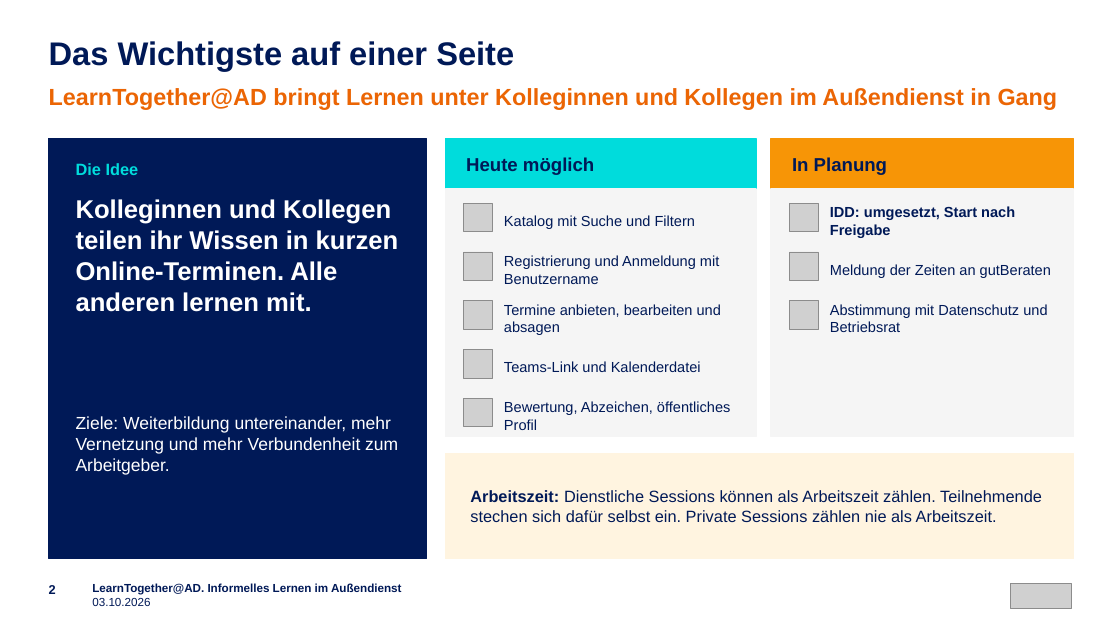
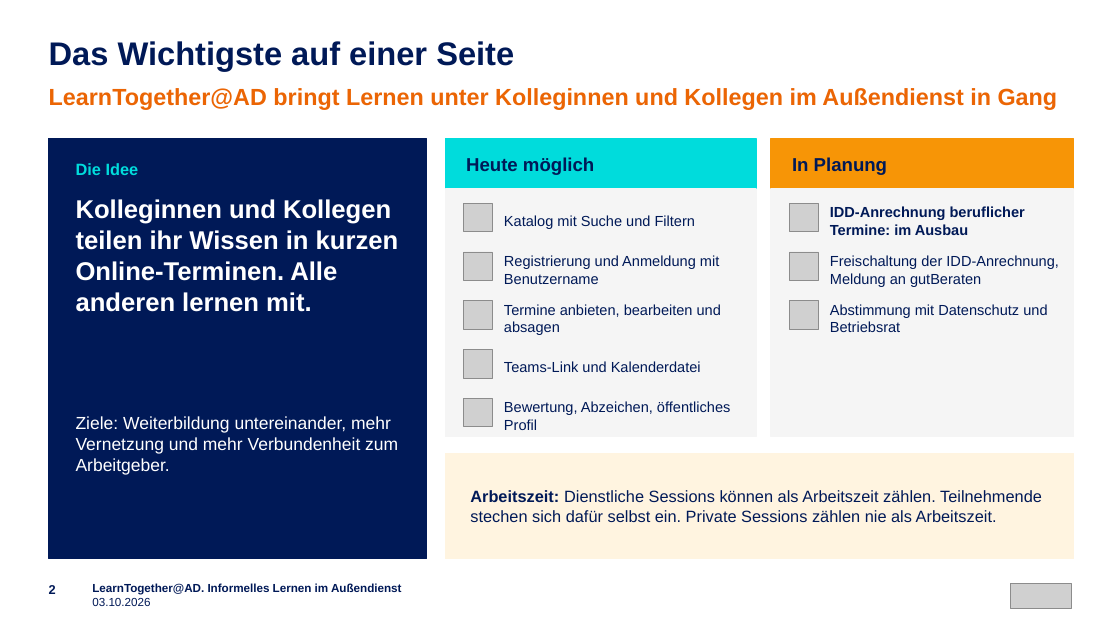
Before and after one commit to emplush/ruv_learntogether, a slide deck: slide 2 of docs/LearnTogether-AD_Praesentation.pptx. Drawn at 1120x630 pixels with LibreOffice and Linux fonts; fonts in the diff are those of the drawing; grey boxes stand for pictures. Boxes give left, top, right and bottom in pixels: in the first picture for what was removed or moved away, otherwise in the second. Text is boxed around its words. In the diff, an @@ line names an element or a change of style, - is before the commit and + after.

```diff
--- a/docs/LearnTogether-AD_Praesentation.pptx
+++ b/docs/LearnTogether-AD_Praesentation.pptx
@@ text at (830, 206, 1025, 235): text changed @@
-IDD: umgesetzt, Start nach Freigabe
+IDD-Anrechnung beruflicher Termine: im Ausbau
@@ text at (830, 255, 1059, 287): text changed @@
-Meldung der Zeiten an gutBeraten
+Freischaltung der IDD-Anrechnung, Meldung an gutBeraten
```
Also in this commit, not shown: 5 other slides changed, 1 other file.
